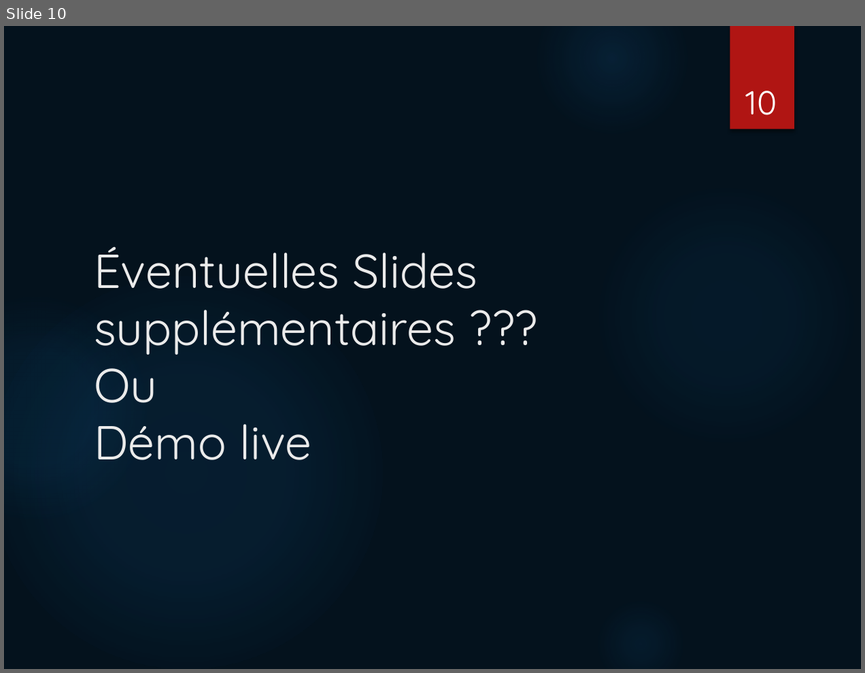
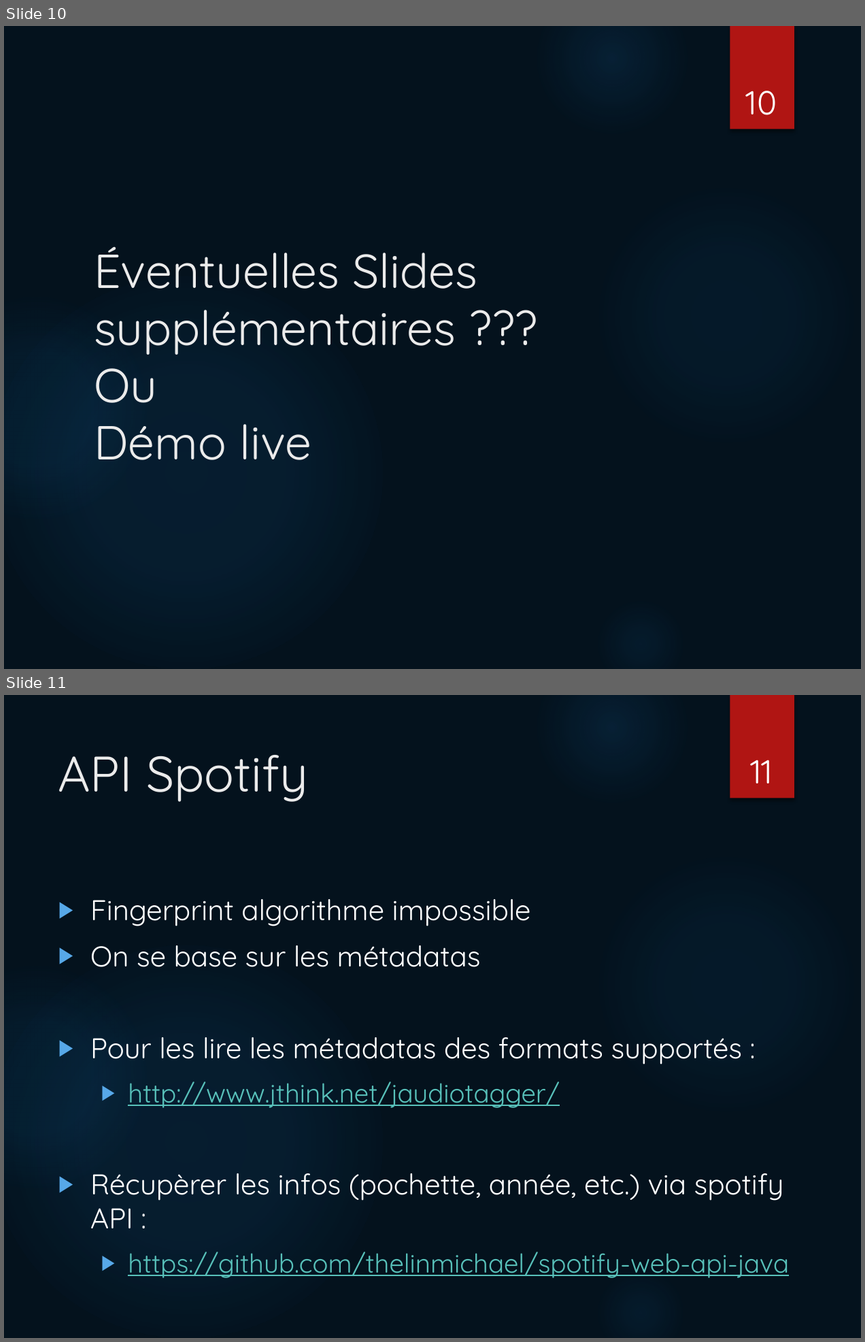
Before and after one commit to aroubaty/PDG_Project, a slide deck: Présentation/Présentation intermédiaire.pptx. Shown one above the other, each under a label of ours: slide 10 before the commit, slides 10 and 11 after it. The pictures are 865x673 and 865x1342 pixels, drawn with LibreOffice and Linux fonts; fonts in the diff are those of the drawing. Boxes give left, top, right and bottom in pixels: in the first picture for what was removed or moved away, otherwise in the second. Text is boxed around its words. In the diff, an @@ line names an element or a change of style, - is before the commit and + after.

Commit message:
presentation update

```diff
--- a/Présentation/Présentation intermédiaire.pptx
+++ b/Présentation/Présentation intermédiaire.pptx
@@ slide 11 added at bbox=[4, 695, 861, 1338], background #04121D; not listed: 6 template elements that a slide beside it also shows @@
@@ title added at bbox=[58, 755, 308, 802], 42 pt, text #EBEBEB @@
+API Spotify
@@ page number added at bbox=[750, 760, 772, 783], 28 pt, text #FFFFFF @@
+11
@@ text added at bbox=[90, 899, 789, 1278], 24 pt, text #FFFFFF @@
+▶ Fingerprint algorithme impossible
+▶ On se base sur les métadatas
+▶ Pour les lire les métadatas des formats supportés :
+  ▶ http://www.jthink.net/jaudiotagger/
+▶ Récupèrer les infos (pochette, année, etc.) via spotify API :
+  ▶ https://github.com/thelinmichael/spotify-web-api-java
```
Also in this commit, not shown: 1 other slide added.
